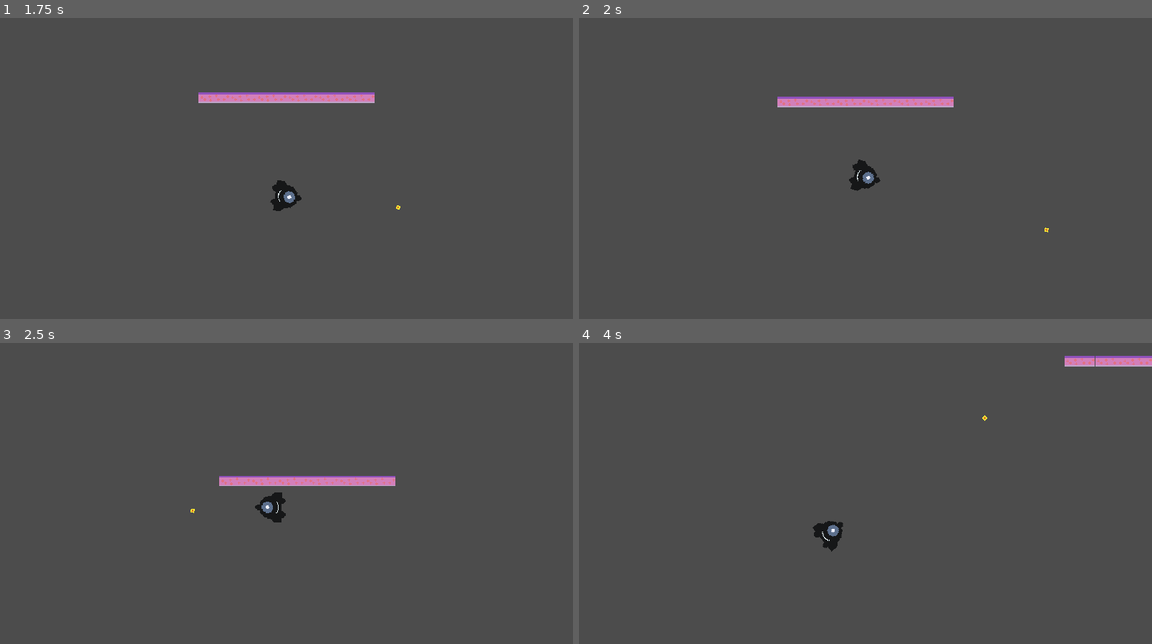
Above: before the commit, frames 1-4 (two rows, left to right).
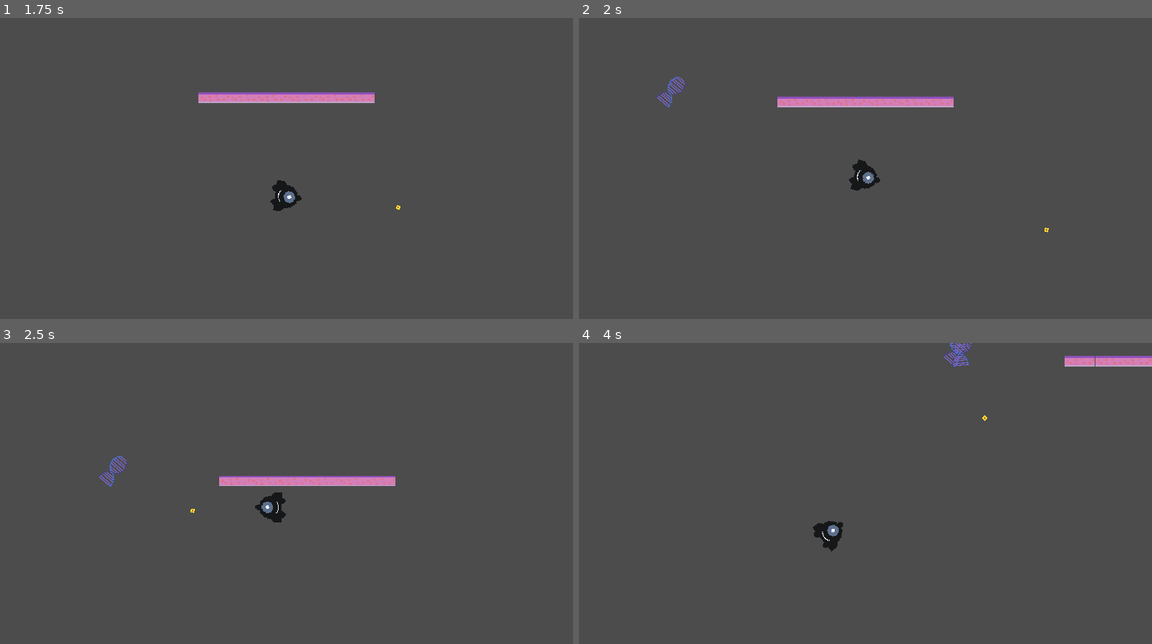
Above: after the commit, the same moments.

Repository: mrbenshef/CellDefence
Game: Godot game, scene res://World.tscn
Two runs of this game, one before a commit and one after it. Both use one fixed random seed, a clock stepped at 60 frames per second and the inputs below.
Inputs (mouse positions are in pixels of both pictures, inside the frame that each line leads up to):
- Up to frame 1 (1.75 s): tap Enter at 0.5 s; move the mouse to (257, 258) at 0.52 s; hold W (up) from 0.53 s (still down); click (257, 258) at 0.6 s; move the mouse to (458, 240) at 1.27 s; click (458, 240) at 1.35 s
- Up to frame 2 (2 s): keep holding W (up)
- Up to frame 3 (2.5 s): move the mouse to (114, 463) at 2.02 s; release W (up) at 2.03 s; hold A (left) from 2.03 s (still down); click (114, 463) at 2.1 s
- Up to frame 4 (4 s): move the mouse to (894, 514) at 2.77 s; click (894, 514) at 2.85 s; move the mouse to (779, 430) at 3.52 s; release A (left) at 3.53 s; hold S (down) from 3.53 s (still down); click (779, 430) at 3.6 s

Frame 1 is identical in both runs. In frame 2, 0.1% of the frame differs, in the area x 13-19%, y 19-30%; in frame 3, 0.1%; in frame 4, 0.2%, in the area x 63-69%, y 0-8%.

Commit message:
feat: spawn DNA

Diff:
--- /dev/null
+++ b/DNA.tscn
@@ -0,0 +1,18 @@
+[gd_scene load_steps=3 format=2]
+
+[ext_resource path="res://assets/dna.png" type="Texture" id=1]
+
+[sub_resource type="CapsuleShape2D" id=1]
+radius = 8.66732
+height = 17.1266
+
+[node name="DNA" type="KinematicBody2D"]
+collision_layer = 8
+collision_mask = 2
+
+[node name="Sprite" type="Sprite" parent="."]
+texture = ExtResource( 1 )
+
+[node name="CollisionShape2D" type="CollisionShape2D" parent="."]
+position = Vector2( 0.538471, -0.448725 )
+shape = SubResource( 1 )
--- a/Player.gd
+++ b/Player.gd
@@ -44,9 +44,13 @@
 	if slide_count > 0:
 		for i in range(slide_count):
 			var collision = get_slide_collision(i)
-			if collision != null:
-				var collider : PhysicsBody2D = collision.collider
-				if collider.get_collision_layer_bit(WALL_COLLISION_BIT):
+			if collision == null:
+				continue
 
-					print(velocity, velocity.bounce(collision.normal))
-					velocity = collision.normal * BOUNCE
+			# Check we are colliding with a wall
+			var collider : PhysicsBody2D = collision.collider
+			if !collider.get_collision_layer_bit(WALL_COLLISION_BIT):
+				continue
+
+			# Bounce!
+			velocity = collision.normal * BOUNCE
--- a/World.gd
+++ b/World.gd
@@ -1,6 +1,8 @@
 extends Node2D
 
 export (PackedScene) var BULLET
+export (PackedScene) var DNA
+onready var spawnPoint : Vector2 = $SpawnPoint.position
 
 func _ready():
 	pass
@@ -13,3 +15,11 @@
 	print(bullet)
 
 	add_child(bullet)
+
+
+func _on_SpawnTimer_timeout():
+	print("Spawning DNA!")
+	var dna = DNA.instance()
+	dna.position = spawnPoint
+	dna.rotation = rand_range(0, 2 * PI)
+	add_child(dna)
--- a/World.tscn
+++ b/World.tscn
@@ -1,32 +1,44 @@
-[gd_scene load_steps=5 format=2]
+[gd_scene load_steps=6 format=2]
 
 [ext_resource path="res://World.gd" type="Script" id=1]
 [ext_resource path="res://Player.tscn" type="PackedScene" id=2]
 [ext_resource path="res://Bullet.tscn" type="PackedScene" id=3]
 [ext_resource path="res://Wall.tscn" type="PackedScene" id=4]
+[ext_resource path="res://DNA.tscn" type="PackedScene" id=5]
 
 [node name="World" type="Node2D"]
 script = ExtResource( 1 )
 BULLET = ExtResource( 3 )
+DNA = ExtResource( 5 )
 
 [node name="Player" parent="." instance=ExtResource( 2 )]
 position = Vector2( 304, 196 )
 
-[node name="Wall" parent="." instance=ExtResource( 4 )]
+[node name="Walls" type="Node2D" parent="."]
+
+[node name="Wall" parent="Walls" instance=ExtResource( 4 )]
 position = Vector2( 227.999, 102.167 )
 
-[node name="Wall2" parent="." instance=ExtResource( 4 )]
+[node name="Wall2" parent="Walls" instance=ExtResource( 4 )]
 position = Vector2( 260.061, 102.167 )
 
-[node name="Wall3" parent="." instance=ExtResource( 4 )]
+[node name="Wall3" parent="Walls" instance=ExtResource( 4 )]
 position = Vector2( 288, 102.167 )
 
-[node name="Wall6" parent="." instance=ExtResource( 4 )]
+[node name="Wall6" parent="Walls" instance=ExtResource( 4 )]
 position = Vector2( 320, 102.167 )
 
-[node name="Wall5" parent="." instance=ExtResource( 4 )]
+[node name="Wall5" parent="Walls" instance=ExtResource( 4 )]
 position = Vector2( 352.062, 102.167 )
 
-[node name="Wall4" parent="." instance=ExtResource( 4 )]
+[node name="Wall4" parent="Walls" instance=ExtResource( 4 )]
 position = Vector2( 380.001, 102.167 )
+
+[node name="SpawnPoint" type="Position2D" parent="."]
+position = Vector2( 102.005, 94.5391 )
+
+[node name="SpawnTimer" type="Timer" parent="."]
+wait_time = 2.0
+autostart = true
 [connection signal="shoot_bullet" from="Player" to="." method="_on_Player_shoot_bullet"]
+[connection signal="timeout" from="SpawnTimer" to="." method="_on_SpawnTimer_timeout"]
--- a/project.godot
+++ b/project.godot
@@ -79,6 +79,13 @@
  ]
 }
 
+[layer_names]
+
+2d_physics/layer_1="Player"
+2d_physics/layer_2="Bullet"
+2d_physics/layer_3="Wall"
+2d_physics/layer_4="DNA"
+
 [rendering]
 
 environment/default_environment="res://default_env.tres"
Binary file added: assets/dna.aseprite
Binary file added: assets/dna.png
Not shown, added: assets/dna.png.import
